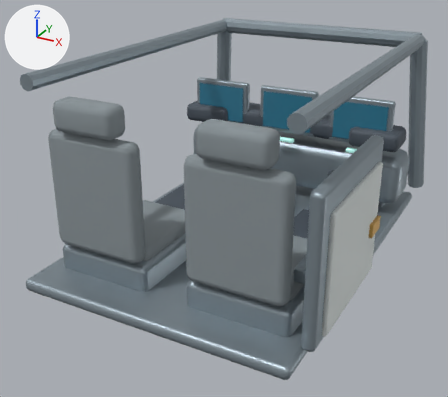
One commit to the glTF model web/src/learn/walk/models/improved_cockpit.glb: the scene before it, then after it.
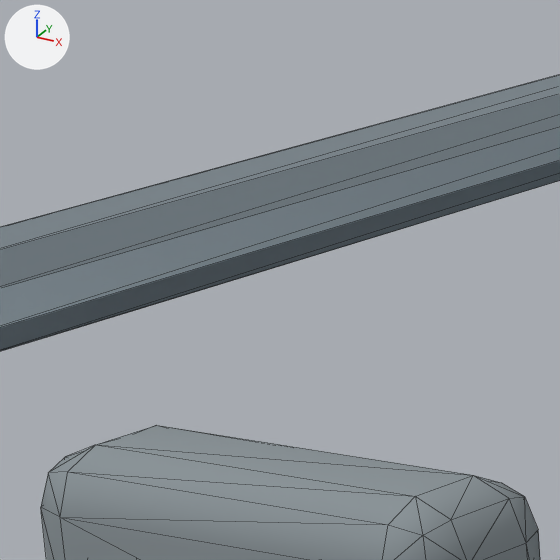
The first picture shows the older version from a 50 mm lens placed at (1.51, -2.75, 2.65), pointed at (-0.07, 0.12, 1.21). The close-ups show the older and then the newer version on the part from 10% to 28% of the width and 9% to 29% of the height of that picture. Only the edits that show in the close-ups are written down. Every picture has the same lights, and +X, +Y and +Z are marked at upper left. The close-ups show mesh edges as thin lines. Where no turn or scale is listed for an object, it has been applied to the vertices.

In view in the first close-up: 'Headrest_L', 'RoofRailLeft'.
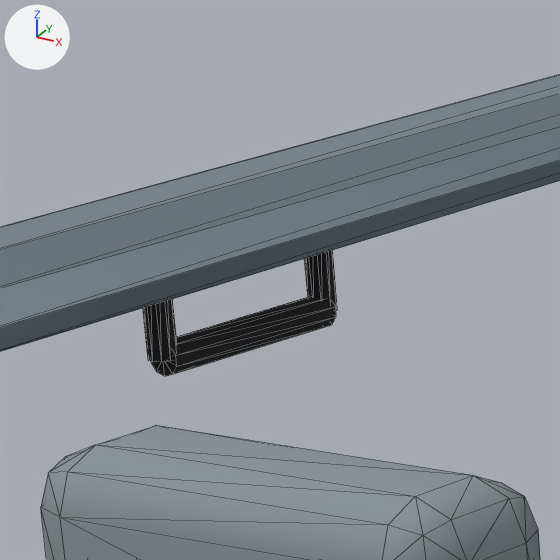
Where the change shows, as pixel boxes [x1, y1, x2, y2] in the close-ups (560 x 560 px):
'Grab_L_0.3_c', added (black): after [151, 296, 336, 376]
'Grab_L_0.3_b', added (black): after [143, 299, 177, 362]
'Grab_L_0.3_a', added (black): after [305, 250, 337, 311]

What the commit changed:
Material 'Rubber' (mat_rubber) is new.
Its base color is (0.0103, 0.011, 0.013) (black #1a1b1e).
Its roughness is 0.95.
Mesh me_mesh_161 is new.
It has 24 vertices, 40 faces and spans x -0.012..0.012, y -0.09..0.09, z -0.013..0.013.
It uses material mat_rubber (black #1a1b1e).
Mesh me_mesh_160 is new.
It has 24 vertices, 40 faces and spans x -0.0105..0.0105, y -0.011..0.011, z -0.045..0.045.
It uses material mat_rubber (black #1a1b1e).
Object 'Grab_L_0.3_c' (ob_grab_l_0_3_c) is new; it shows me_mesh_161.
Its location is (-0.68, -0.3, 1.9).
Object 'Grab_L_0.3_b' (ob_grab_l_0_3_b) is new; it shows me_mesh_160.
Its location is (-0.68, -0.39, 1.945).
Object 'Grab_L_0.3_a' (ob_grab_l_0_3_a) is new; it shows a copy of me_mesh_160.
Its location is (-0.68, -0.21, 1.945).
